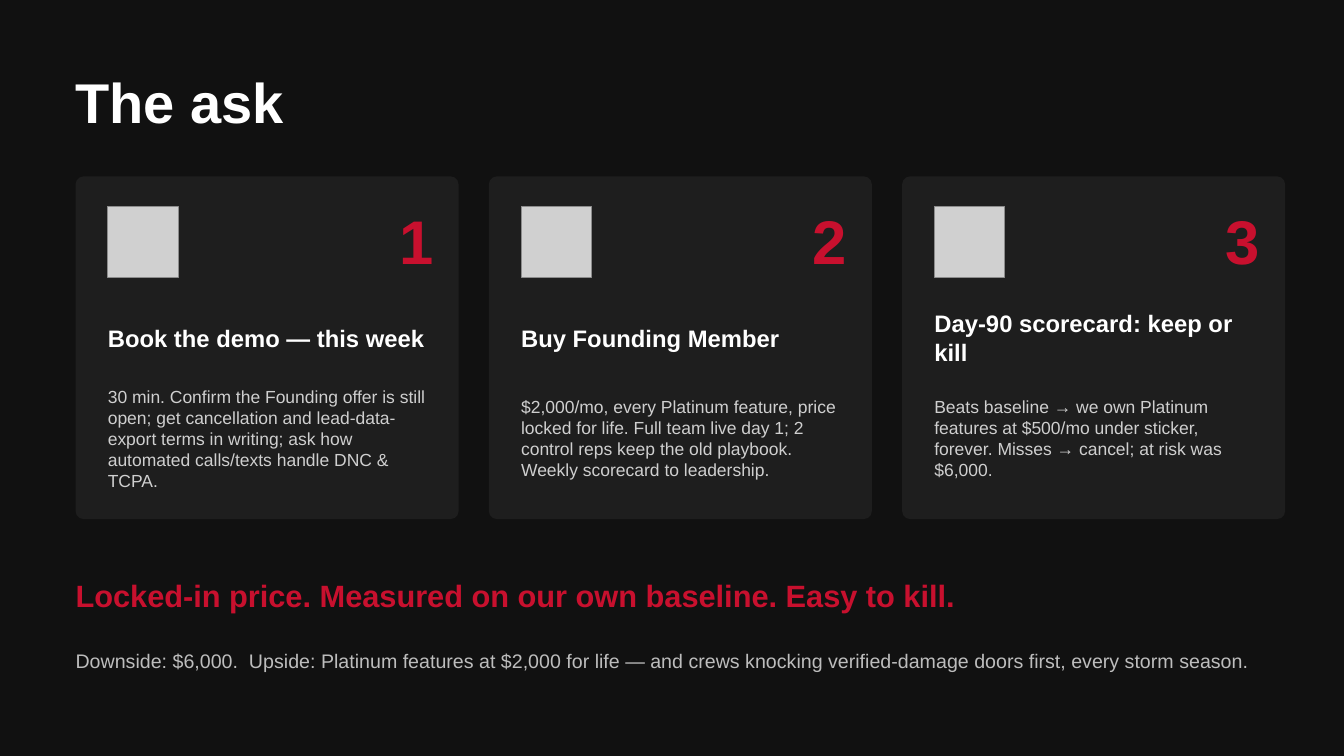
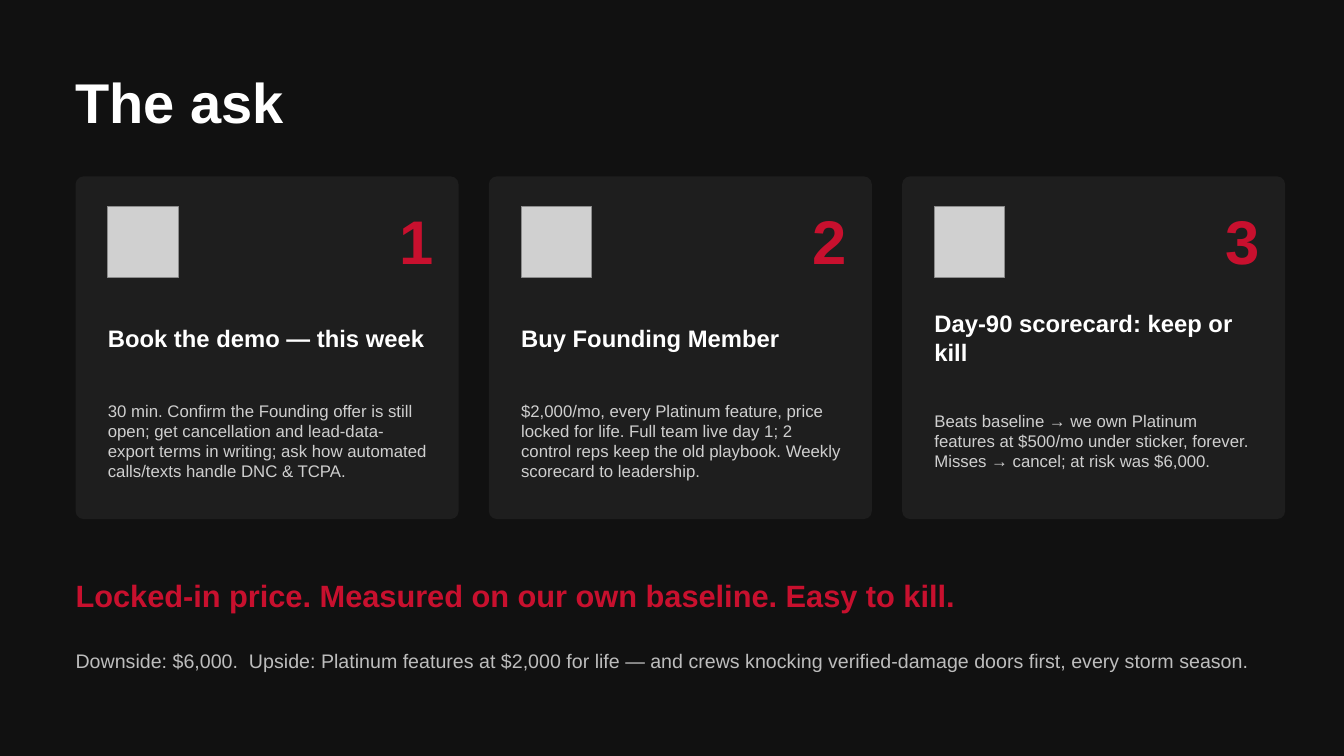
Before and after one commit to DommyD26/roofing-site-template, a slide deck: slide 12 of pitch/Storm-Scout-Pitch.pptx. Drawn at 1344x756 pixels with LibreOffice and Linux fonts; fonts in the diff are those of the drawing; grey boxes stand for pictures. Boxes give left, top, right and bottom in pixels: in the first picture for what was removed or moved away, otherwise in the second. Text is boxed around its words. In the diff, an @@ line names an element or a change of style, - is before the commit and + after.

```diff
--- a/pitch/Storm-Scout-Pitch.pptx
+++ b/pitch/Storm-Scout-Pitch.pptx
@@ size 12.5 to 12 pt in 3 elements at [108,405,426,477], [521,404,841,481], [934,415,1248,469] @@
```
Also in this commit, not shown: 10 other slides changed, 3 other files.
